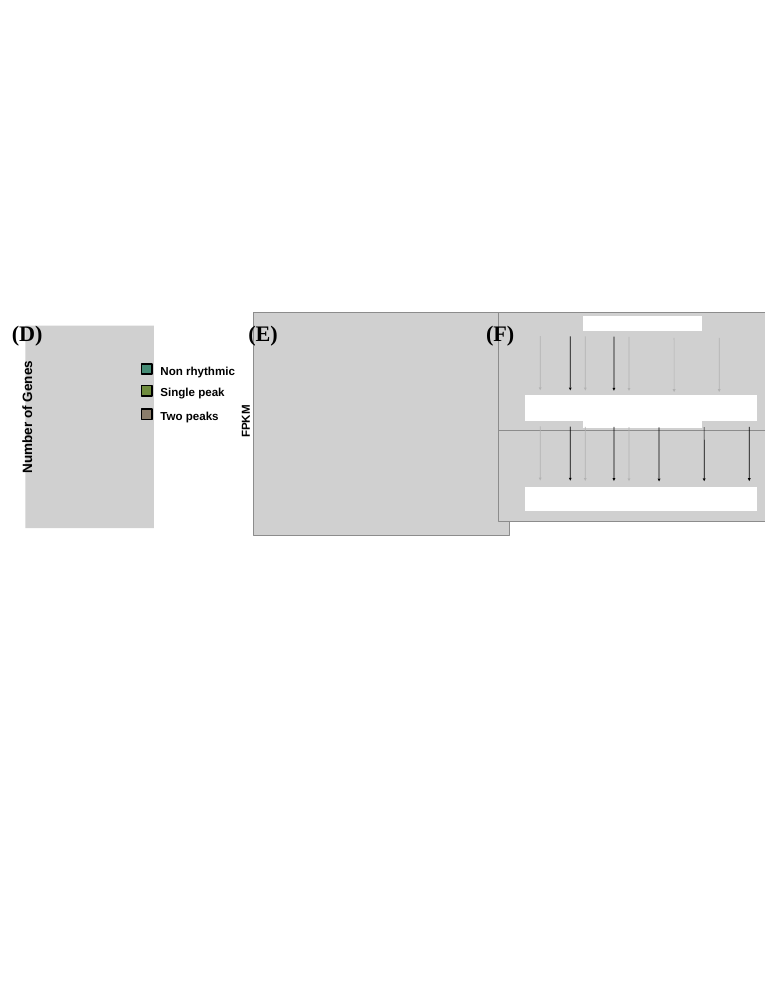
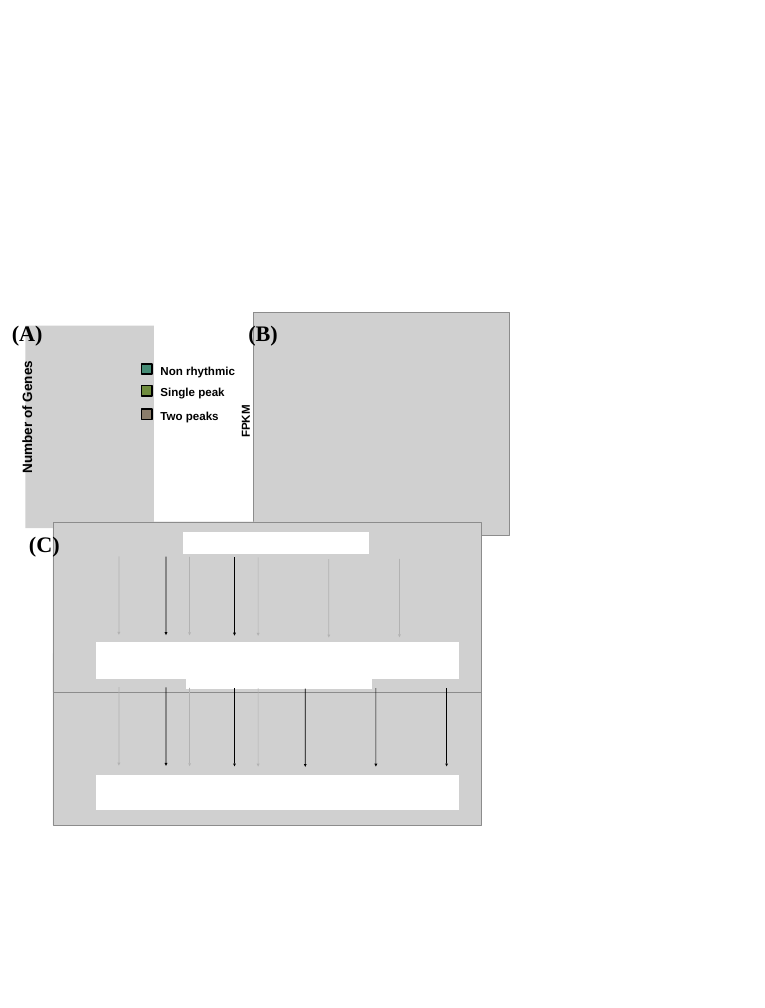
Before and after one commit to ABRomeroLosada/PhD_thesis, a slide deck: slide 3 of Fig_chapter2/4-seasonal effect/figure3.odp. Drawn at 765x1008 pixels with LibreOffice and Linux fonts; fonts in the diff are those of the drawing; grey boxes stand for pictures. Boxes give left, top, right and bottom in pixels: in the first picture for what was removed or moved away, otherwise in the second. Text is boxed around its words. In the diff, an @@ line names an element or a change of style, - is before the commit and + after.

```diff
--- a/Fig_chapter2/4-seasonal effect/figure3.odp
+++ b/Fig_chapter2/4-seasonal effect/figure3.odp
@@ text at (12, 323, 43, 346): text changed @@
-(D)
+(A)
@@ text at (248, 323, 278, 346): text changed @@
-(E)
+(B)
@@ text removed at (486, 323, 514, 346) @@
-(F)
@@ text added at (29, 535, 60, 558), 46 pt, text #000000, bold @@
+(C)
@@ picture: place and size @@
-picture at (498, 312, 765, 430)
+picture at (53, 522, 481, 692)
@@ rectangle: place and size @@
-rectangle at (583, 317, 701, 330)
+rectangle at (183, 533, 368, 553)
@@ arrow moved from (540, 336) - (540, 390) to (119, 557) - (119, 635) @@
@@ arrow moved from (570, 336) - (570, 390) to (166, 557) - (166, 636) @@
@@ arrow moved from (585, 337) - (585, 391) to (190, 557) - (190, 636) @@
@@ arrow moved from (614, 337) - (614, 391) to (235, 557) - (235, 636) @@
@@ arrow moved from (629, 337) - (629, 391) to (258, 558) - (258, 636) @@
@@ arrow moved from (674, 338) - (674, 392) to (329, 560) - (329, 638) @@
@@ arrow moved from (719, 338) - (719, 392) to (400, 559) - (400, 638) @@
@@ picture: place and size @@
-picture at (498, 403, 765, 522)
+picture at (53, 654, 481, 825)
@@ rectangle: place and size @@
-rectangle at (526, 396, 756, 421)
+rectangle at (96, 643, 458, 679)
@@ arrow moved from (540, 427) - (540, 481) to (119, 688) - (119, 766) @@
@@ arrow moved from (570, 427) - (570, 481) to (166, 688) - (166, 766) @@
@@ rectangle: place and size @@
-rectangle at (583, 414, 701, 428)
+rectangle at (186, 669, 371, 689)
@@ arrow moved from (585, 427) - (585, 481) to (190, 688) - (190, 767) @@
@@ arrow moved from (614, 427) - (614, 481) to (235, 688) - (235, 767) @@
@@ arrow moved from (629, 427) - (629, 481) to (258, 689) - (258, 767) @@
@@ arrow moved from (659, 428) - (659, 482) to (305, 689) - (305, 767) @@
@@ arrow moved from (704, 427) - (704, 481) to (376, 689) - (376, 767) @@
@@ arrow moved from (749, 427) - (749, 481) to (447, 688) - (447, 767) @@
@@ rectangle: place and size @@
-rectangle at (526, 487, 756, 511)
+rectangle at (96, 776, 458, 810)
```
Also in this commit, not shown: 2 other slides changed, 3 other files.
